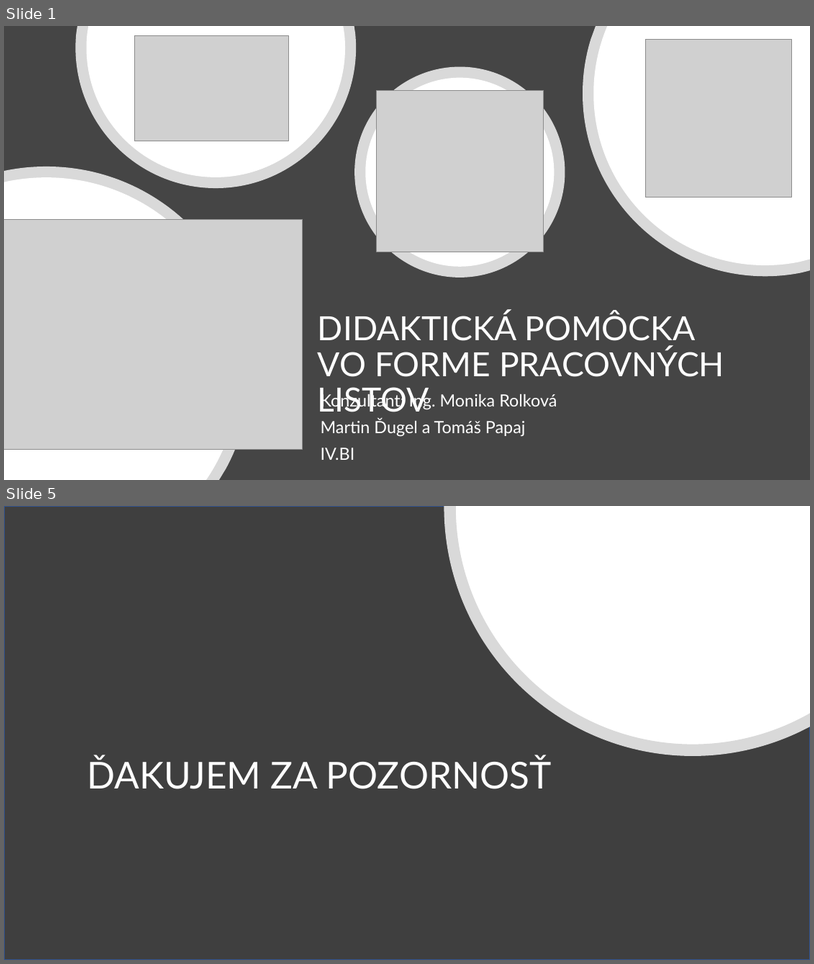
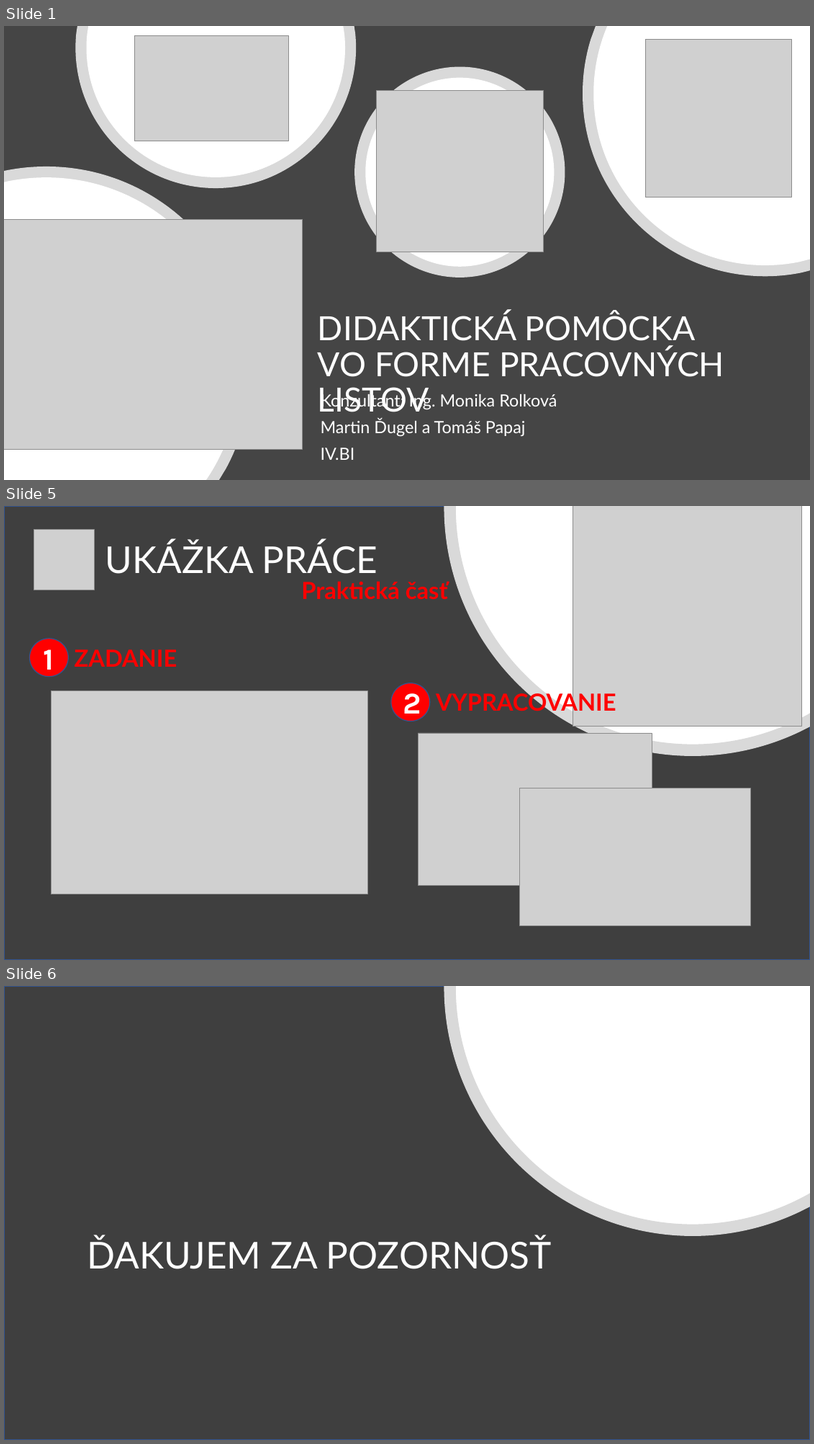
Before and after one commit to Moriacik/SOC, a slide deck: Prezentacia.pptx. Shown one above the other, each under a label of ours: slides 1 and 5 before the commit, slides 1, 5 and 6 after it; the slides between them are not shown. The pictures are 814x964 and 814x1444 pixels, drawn with LibreOffice and Linux fonts; fonts in the diff are those of the drawing; grey boxes stand for pictures. Boxes give left, top, right and bottom in pixels: in the first picture for what was removed or moved away, otherwise in the second. Text is boxed around its words. In the diff, an @@ line names an element or a change of style, - is before the commit and + after.

```diff
--- a/Prezentacia.pptx
+++ b/Prezentacia.pptx
@@ slide 5 added at [4,506,810,960], background #FFFFFF @@
@@ rectangle added at [4,506,810,960], fill #3F3F3F, outline #325491 1 pt @@
@@ ellipse added at [450,506,810,750], fill #FFFFFF, outline #D9D9D9 14 pt @@
@@ picture added at [574,506,802,726] @@
@@ picture added at [34,530,94,590] @@
@@ title added at [106,541,378,574], 44 pt, text #FFFFFF @@
+UKÁŽKA PRÁCE
@@ text added at [301,581,448,600], 28 pt, text #FF0000, bold @@
+Praktická časť
@@ ellipse added at [29,638,68,677], fill #FF0000, outline #325491 1 pt, 36 pt, text #FFFFFF, bold @@
+1
@@ text added at [75,649,178,667], 28 pt, text #FF0000, bold @@
+ZADANIE
@@ picture added at [51,691,368,894] @@
@@ ellipse added at [391,682,430,721], fill #FF0000, outline #325491 1 pt, 36 pt, text #FFFFFF, bold @@
+2
@@ text added at [436,690,617,715], 28 pt, text #FF0000, bold @@
+VYPRACOVANIE
@@ picture added at [419,733,653,885] @@
@@ picture added at [520,788,751,925] @@
@@ what was slide 5 is now slide 6 @@
```
Also in this commit, not shown: 1 slide changed, 2 other files.
